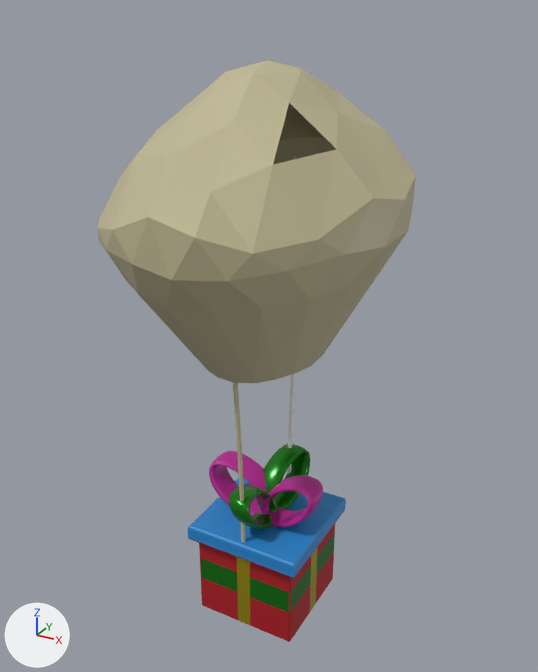
The glTF model public/models/present_drop.glb: old version first, new version second.
Rendered twice from a 50 mm camera at (5.79, -10.5, 10.0) aimed at (-0.02, 0.06, 4.72). Every picture has the same lights, and +X, +Y and +Z are marked at lower left. Where no turn or scale is listed for an object, it has been applied to the vertices. Vertices at the same position are counted once.

Names of what the first picture shows: 'present_drop'.
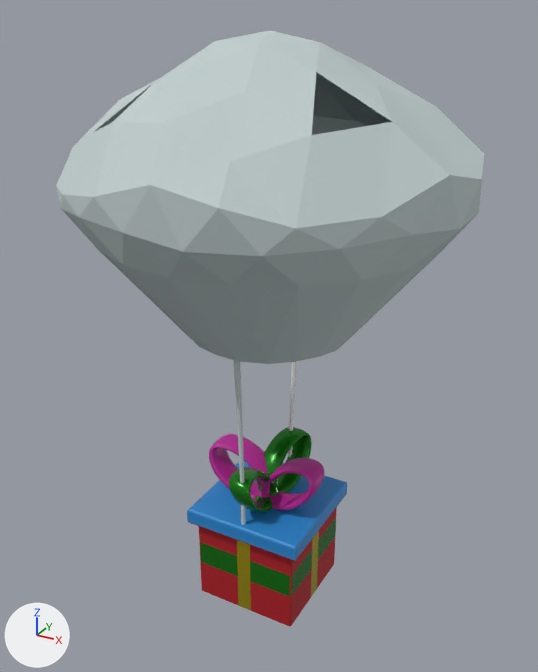
The edits, one by one:
Material 'parachute' (mat_parachute) changes colour from beige #c2ba94 to light grey #c1cece; in linear values from (0.537, 0.489, 0.298) to (0.532, 0.616, 0.616).
me_béziercircle_002 has 3129 vertices, 6184 faces and spans x -2.19..2.33, y -3.27..3.15, z -2.06..8.23.
me_béziercircle_002 is used by ob_present_drop; location (-0.03, 0.03, 1.06).
me_béziercircle_002 part 1: the loose piece of 111 vertices spanning x -2.19..2.33, y -3.27..3.15, z 3.43..8.23 is scaled about its middle by (1.45, 1, 1), then moved by (0.04, 0.0, 0.0).
Object 'present_drop' (ob_present_drop) moves from (-0.03, 0.03, 1.06) to (0.0, 0.0, 1.47).

Boxes [x1, y1, x2, y2] around the edits, measured in the pictures (538 x 672 px; the box of a moved part takes in the faces that stretch with it):
'present_drop', recoloured, reshaped, moved (34% wider): before [97, 60, 416, 642]; after [56, 30, 484, 626]
part 1 of me_béziercircle_002, moved or reshaped: before [97, 60, 416, 383]; after [56, 30, 484, 364]
